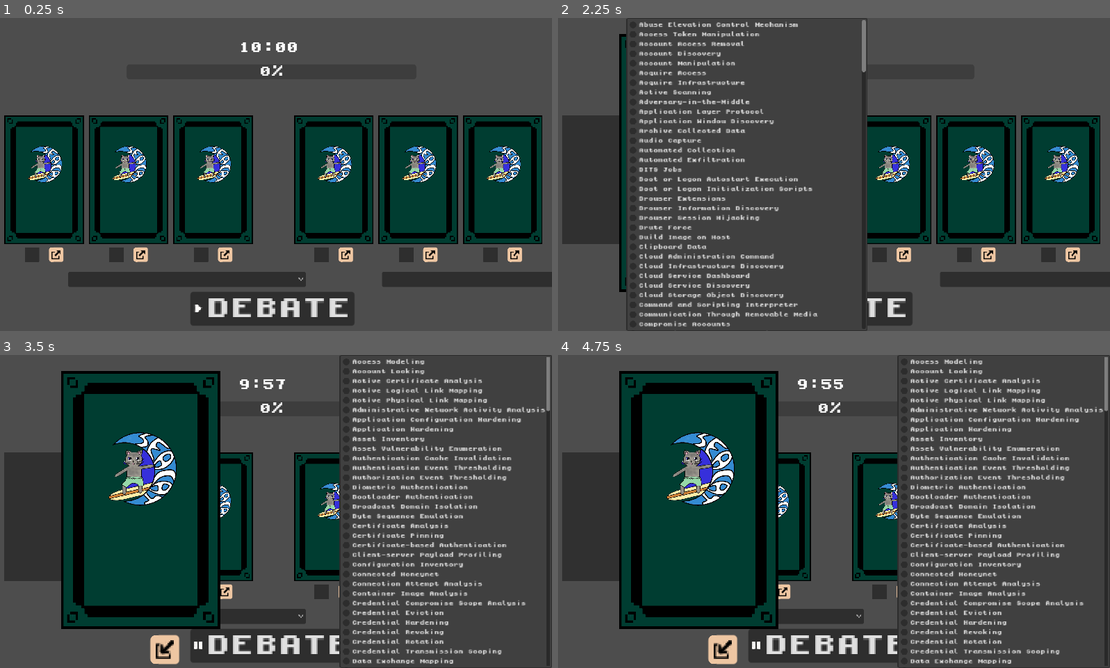
Above: before the commit, frames 1-4 (two rows, left to right).
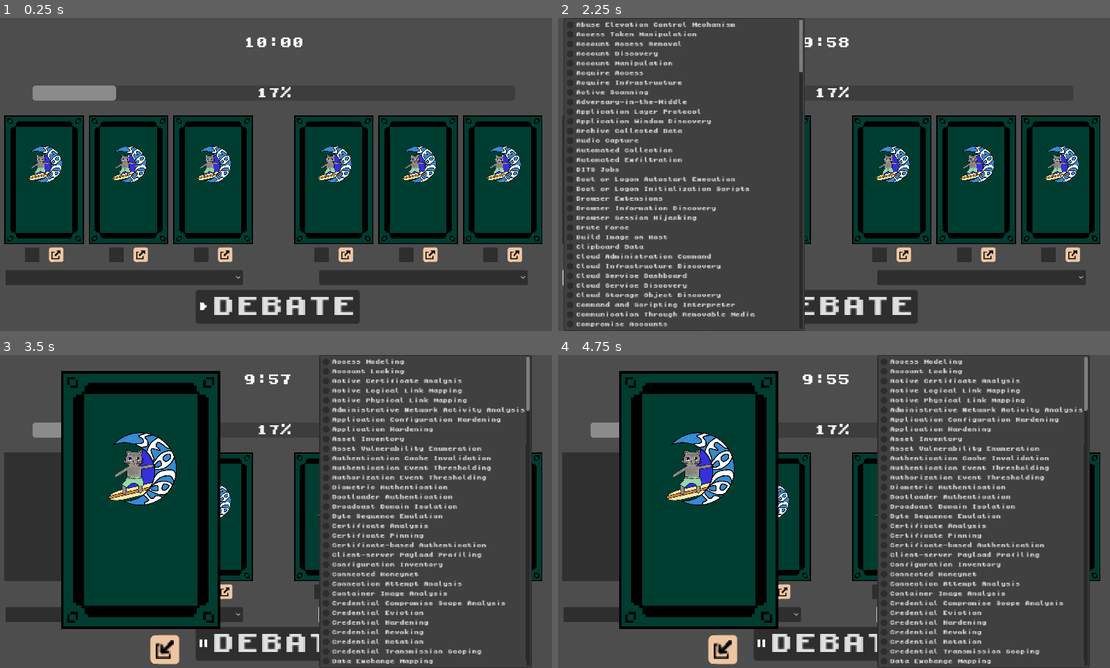
Above: after the commit, the same moments.

Repository: phan-andrew/demo3
Game: Godot game, scene res://game_scenes/game_screen/game_screen.tscn
Same seed, same stepped clock (60 frames per second), same inputs: the game is played once before the commit and once after it. This scene is started directly instead of the project's main scene.
Inputs (mouse positions are in pixels of both pictures, inside the frame that each line leads up to; where the layout moved, square brackets give the same spot in the first picture):
- Up to frame 1 (0.25 s): no input
- Up to frame 2 (2.25 s): click "DEBATE" at 0.5 s; click (613, 255) at 1.27 s; click (684, 277) [745, 280] at 2 s
- Up to frame 3 (3.5 s): click (425, 614) [485, 617] at 2.75 s
- Up to frame 4 (4.75 s): tap Enter (reset) at 3.5, 4.25 s; hold Space (move_right) 3.53-4.28 s

The runs differ from the first frame. In frame 1, 5.1% of the frame differs, in the area x 1-100%, y 6-99%; in frame 2, 14%; in frame 3, 14%; in frame 4, 14%, in the area x 1-100%, y 0-100%.

Commit message:
j

Diff:
--- /dev/null
+++ b/game_scenes/game_screen/ProgressBar.gd
@@ -0,0 +1,11 @@
+extends ProgressBar
+
+
+
+func _ready():
+	pass
+
+
+
+func _process(delta):
+	pass
--- a/game_scenes/game_screen/game_screen.tscn
+++ b/game_scenes/game_screen/game_screen.tscn
@@ -1,8 +1,9 @@
-[gd_scene load_steps=8 format=3 uid="uid://dfncvobr4liih"]
+[gd_scene load_steps=9 format=3 uid="uid://dfncvobr4liih"]
 
 [ext_resource type="Theme" uid="uid://b2ufqqc6nun3o" path="res://pixel font/mid_font_theme.tres" id="1_0jfxs"]
 [ext_resource type="Script" path="res://game_scenes/game_screen/game_screen.gd" id="1_2nm7d"]
 [ext_resource type="Script" path="res://game_scenes/game_screen/Timer_Label.gd" id="2_quooa"]
+[ext_resource type="Script" path="res://game_scenes/game_screen/ProgressBar.gd" id="3_p0amw"]
 [ext_resource type="Texture2D" uid="uid://deyg0mophu1js" path="res://images/UI_images/play_button.png" id="4_il6gx"]
 [ext_resource type="PackedScene" uid="uid://dif6nj4pejdsw" path="res://card_scenes/card_shadowBackgrounds.tscn" id="4_u4wtv"]
 [ext_resource type="PackedScene" uid="uid://dhg0ohpps2lt8" path="res://game_scenes/game_screen/dropdown.tscn" id="5_c2rya"]
@@ -12,17 +13,19 @@
 script = ExtResource("1_2nm7d")
 
 [node name="ProgressBar" type="ProgressBar" parent="."]
-offset_left = 271.0
-offset_top = 96.0
-offset_right = 871.0
-offset_bottom = 126.0
+offset_left = 76.0
+offset_top = 140.0
+offset_right = 1076.0
+offset_bottom = 170.0
 theme = ExtResource("1_0jfxs")
+value = 17.0
+script = ExtResource("3_p0amw")
 
 [node name="Timer_Label" type="Label" parent="."]
-offset_left = 502.0
-offset_top = 48.0
-offset_right = 627.0
-offset_bottom = 74.0
+offset_left = 513.0
+offset_top = 38.0
+offset_right = 639.0
+offset_bottom = 64.0
 theme = ExtResource("1_0jfxs")
 text = "10:00
 "
@@ -32,9 +35,9 @@
 texture_filter = 1
 layout_mode = 0
 offset_left = -99.0
-offset_top = 519.0
+offset_top = 525.0
 offset_right = 71.0
-offset_bottom = 553.0
+offset_bottom = 559.0
 scale = Vector2(2, 2)
 text = "DEBATE"
 icon = ExtResource("4_il6gx")
@@ -43,7 +46,7 @@
 position = Vector2(0, -40)
 
 [node name="dropdown" parent="." instance=ExtResource("5_c2rya")]
-position = Vector2(0, 25.735)
+position = Vector2(-130, 22)
 
 [node name="a_1" parent="." instance=ExtResource("6_2l2jm")]
 z_index = 1
Not shown: 1 places in card_scenes/card_button_theme.tres that only renumber resources
Not shown: 1 places in game_scenes/help_screen/help_screen.tscn that only renumber resources
Not shown: 1 places in game_scenes/options_screen/options_screen.tscn that only renumber resources
